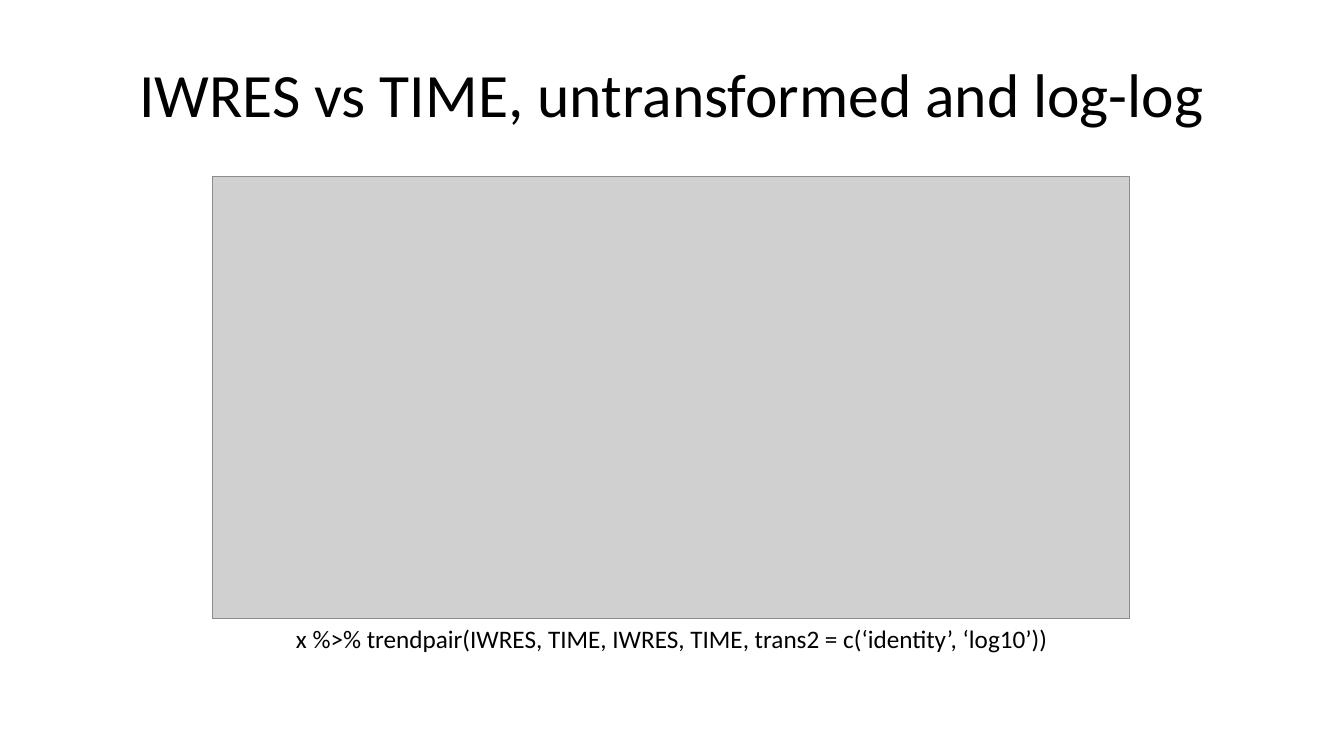
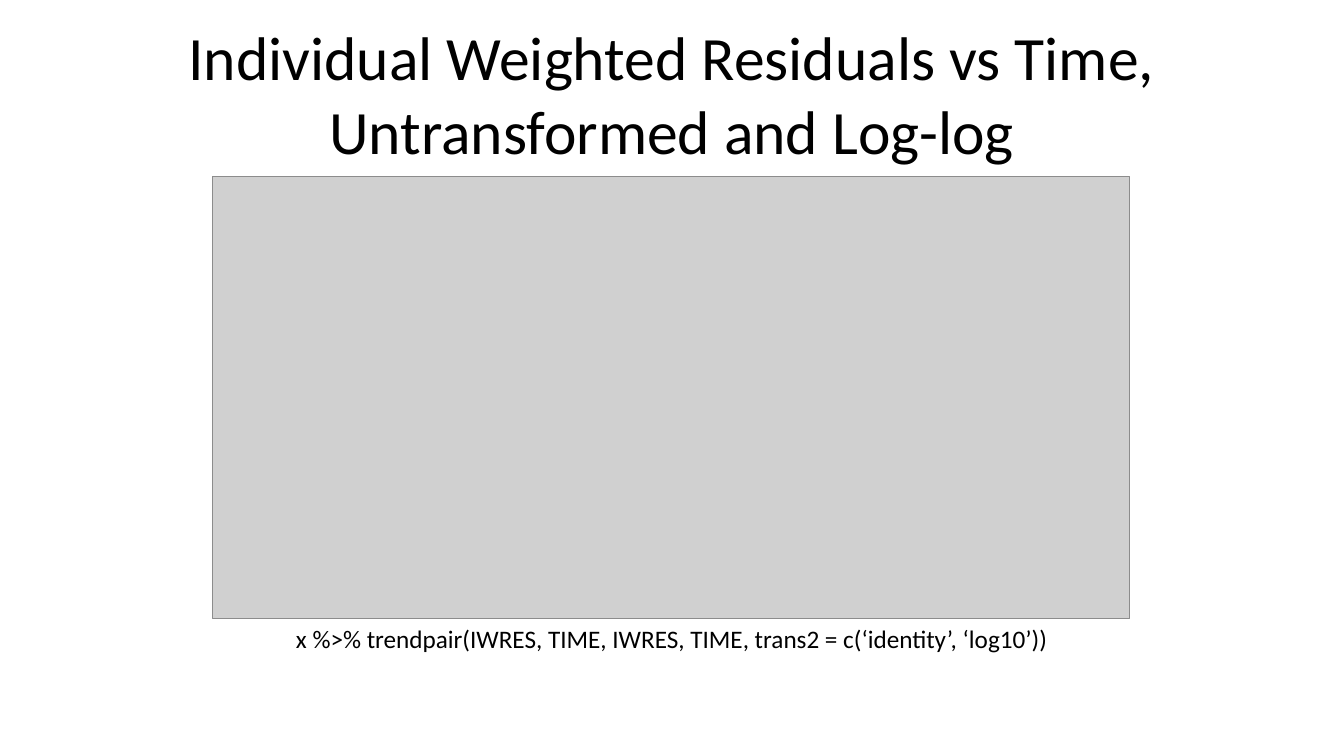
Before and after one commit to bergsmat/yamlet, a slide deck: slide 10 of inst/extdata/modeling/diagnostics.pptx (slide 9 before the commit). Drawn at 1344x756 pixels with LibreOffice and Linux fonts; fonts in the diff are those of the drawing; grey boxes stand for pictures. Boxes give left, top, right and bottom in pixels: in the first picture for what was removed or moved away, otherwise in the second. Text is boxed around its words. In the diff, an @@ line names an element or a change of style, - is before the commit and + after.

```diff
--- a/inst/extdata/modeling/diagnostics.pptx
+++ b/inst/extdata/modeling/diagnostics.pptx
@@ title at (188,37,1154,165): text changed @@
-IWRES vs TIME, untransformed and log-log
+Individual Weighted Residuals vs Time, Untransformed and Log-log
```
Also in this commit, not shown: 7 other slides changed, 5 slides added, 19 other files.
